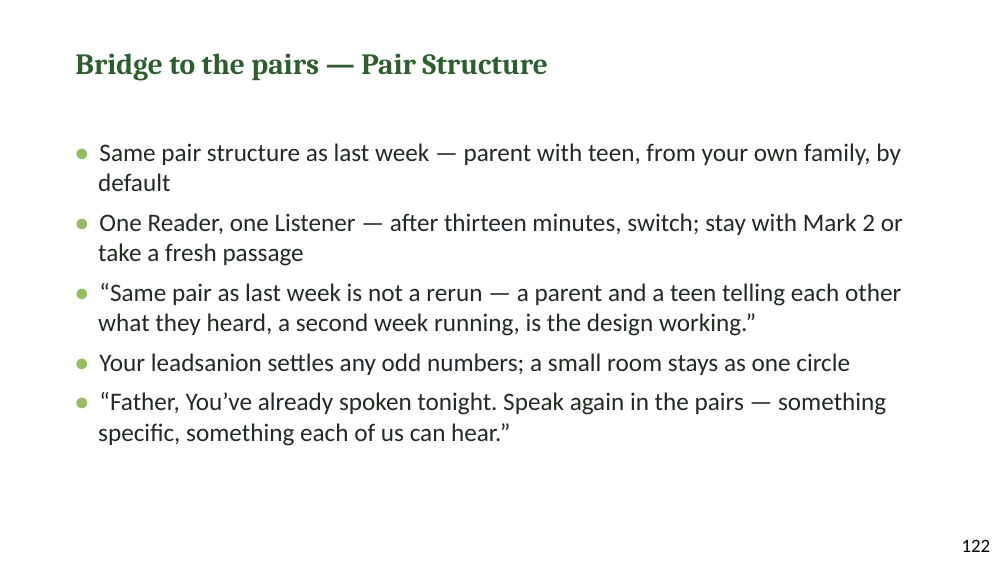
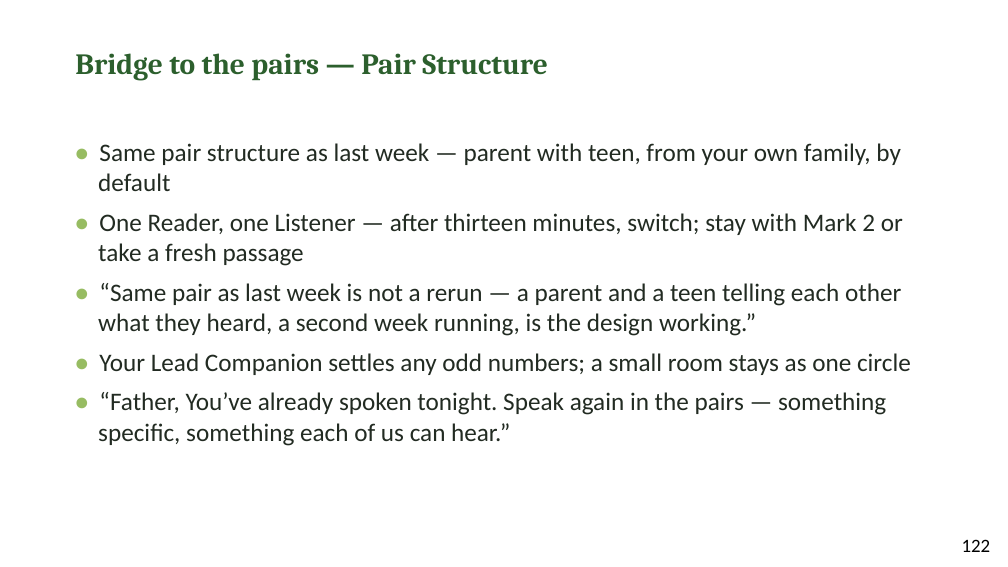
Before and after one commit to jgtittle-ministries/fellowship-of-the-heart-pilot-at-cca-dev, a slide deck: slide 9 of _implementation-notes/evening-series/FotH Evening Session 8 Slides DRAFT v1.pptx. Drawn at 1008x567 pixels with LibreOffice and Linux fonts; fonts in the diff are those of the drawing. Boxes give left, top, right and bottom in pixels: in the first picture for what was removed or moved away, otherwise in the second. Text is boxed around its words. In the diff, an @@ line names an element or a change of style, - is before the commit and + after.

```diff
--- a/_implementation-notes/evening-series/FotH Evening Session 8 Slides DRAFT v1.pptx
+++ b/_implementation-notes/evening-series/FotH Evening Session 8 Slides DRAFT v1.pptx
@@ text at (99, 353, 911, 375): text changed @@
-• Your leadsanion settles any odd numbers; a small room stays as one circle
+• Your Lead Companion settles any odd numbers; a small room stays as one circle
```
Also in this commit, not shown: 38 other files.
